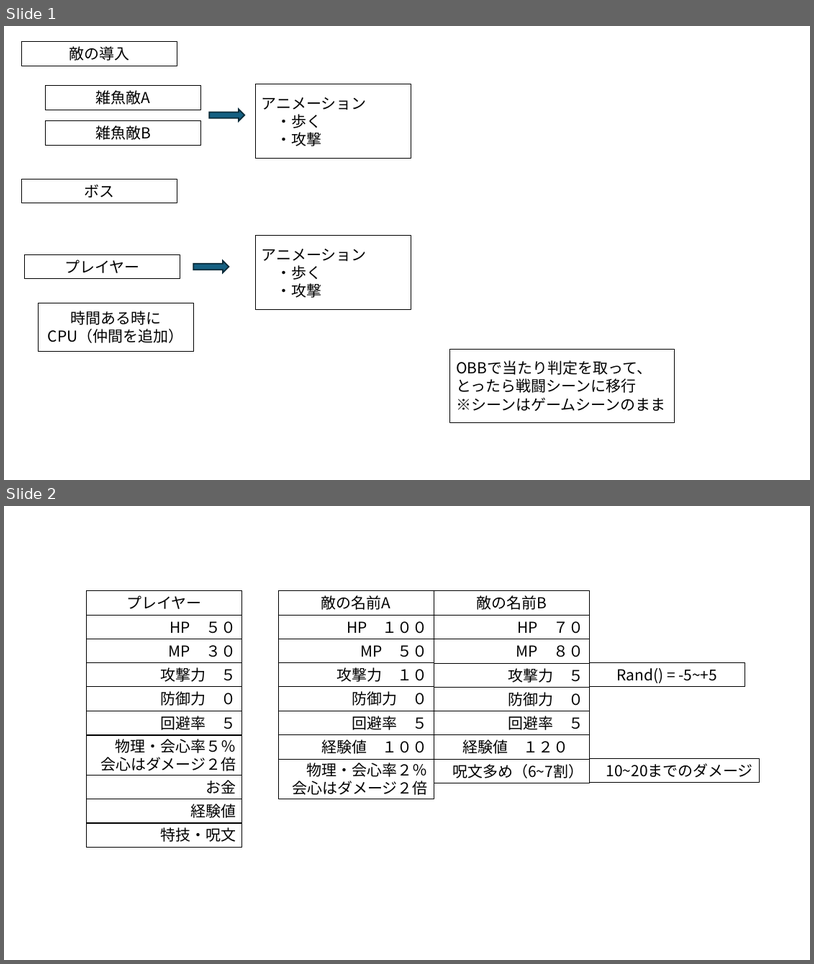
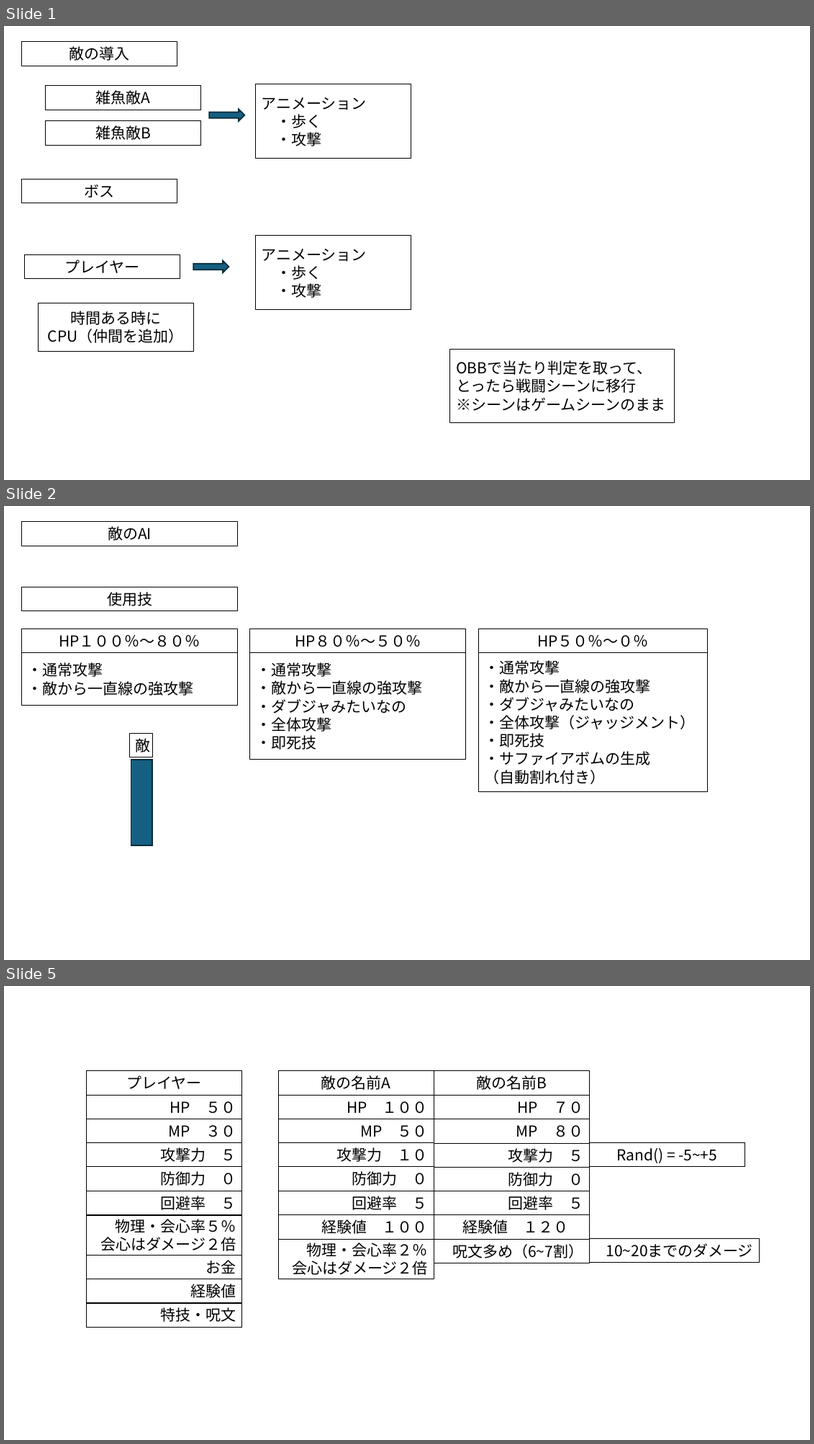
Before and after one commit to kazudora-san/PortfolioProject, a slide deck: アイデアまとめ/就活用.pptm. Shown one above the other, each under a label of ours: slides 1 and 2 before the commit, slides 1, 2 and 5 after it; the slides between them are not shown. The pictures are 814x964 and 814x1444 pixels, drawn with LibreOffice and Linux fonts; fonts in the diff are those of the drawing. Boxes give left, top, right and bottom in pixels: in the first picture for what was removed or moved away, otherwise in the second. Text is boxed around its words. In the diff, an @@ line names an element or a change of style, - is before the commit and + after.

Commit message:
敵の使ってくる技の作成

```diff
--- a/アイデアまとめ/就活用.pptm
+++ b/アイデアまとめ/就活用.pptm
@@ slide 2 added at bbox=[4, 506, 810, 960], background #FFFFFF @@
@@ rectangle added at bbox=[21, 522, 237, 546], outline #000000 0.75 pt, 18 pt, text #000000 @@
+敵のAI
@@ rectangle added at bbox=[21, 587, 237, 610], outline #000000 0.75 pt, 18 pt, text #000000 @@
+使用技
@@ rectangle added at bbox=[21, 629, 237, 653], outline #000000 0.75 pt, 18 pt, text #000000 @@
+HP１００％～８０％
@@ rectangle added at bbox=[250, 629, 466, 653], outline #000000 0.75 pt, 18 pt, text #000000 @@
+HP８０％～５０％
@@ rectangle added at bbox=[479, 629, 708, 653], outline #000000 0.75 pt, 18 pt, text #000000 @@
+HP５０％～０％
@@ rectangle added at bbox=[21, 653, 237, 705], outline #000000 0.75 pt, 18 pt, text #000000 @@
+・通常攻撃
+・敵から一直線の強攻撃
@@ rectangle added at bbox=[250, 653, 466, 759], outline #000000 0.75 pt, 18 pt, text #000000 @@
+・通常攻撃
+・敵から一直線の強攻撃
+・ダブジャみたいなの
+・全体攻撃
+・即死技
@@ rectangle added at bbox=[479, 653, 708, 792], outline #000000 0.75 pt, 18 pt, text #000000 @@
+・通常攻撃
+・敵から一直線の強攻撃
+・ダブジャみたいなの
+・全体攻撃（ジャッジメント）
+・即死技
+・サファイアボムの生成
+（自動割れ付き）
@@ rectangle added at bbox=[130, 733, 153, 757], outline #000000 0.75 pt, 18 pt, text #000000 @@
+敵
@@ rectangle added at bbox=[131, 759, 152, 845], fill #156082, outline #092A39 1.5 pt @@
@@ what was slide 2 is now slide 5 @@
```
Also in this commit, not shown: 2 other slides added.
